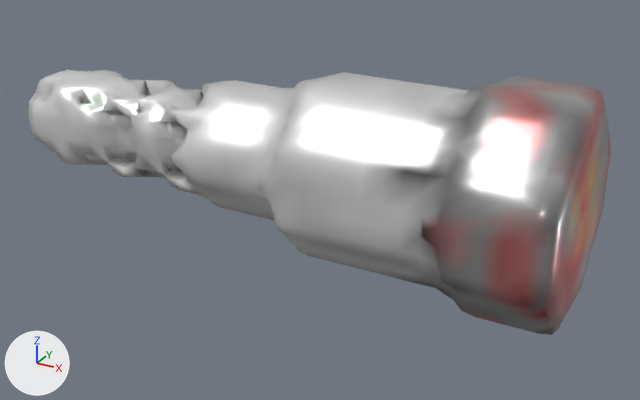
Two versions of the glTF model glb/smooth/1-1000/799.glb, one commit apart.
Both versions are drawn from a 50 mm camera at (1.154, -1.875, 1.107) aimed at (0.118, 0.008, 0.166). Arrows for +X, +Y and +Z are at lower left; the lights stay in place. Vertices at the same position are counted once.
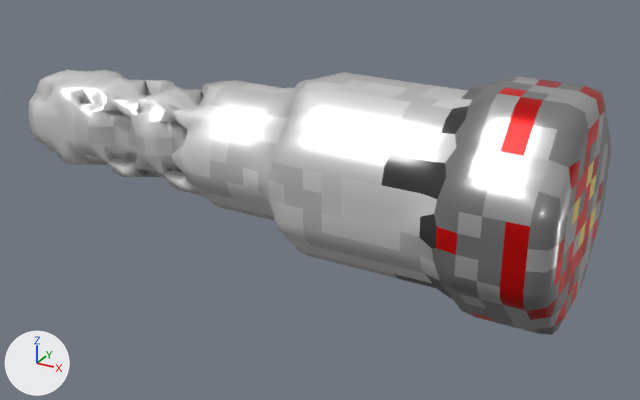
Where the change shows, as pixel boxes [x1, y1, x2, y2] in the pictures (640 x 400 px):
part 1 of me_mesh_0, cut back
    both: [303, 75, 435, 279]
part 2 of me_mesh_0, recoloured
    both: [95, 77, 611, 332]

Edits to the bpy script that builds the scene:
```text
Change me_mesh_0:
    used by ob_mesh_0; location = (0.0, 0.0, 0.0)
    remove me_mesh_0.from_pydata(...)  # 1274 vertices, 2624 faces; spans x -0.79..0.8, y -0.28..0.28, z 0.0..0.55
    add me_mesh_0.from_pydata(...)  # 1210 vertices, 2478 faces; spans x -0.79..0.8, y -0.28..0.28, z 0.0..0.55
    me_mesh_0 part 1
    61 vertices are removed from x 0.25..0.4, y -0.23..0.23, z 0.05..0.5
    212 faces are deleted
    74 new faces join them
    me_mesh_0 part 2: 1992 kept faces spanning x -0.79..0.8, y -0.28..0.28, z 0.0..0.55 get new vertex colours
```
